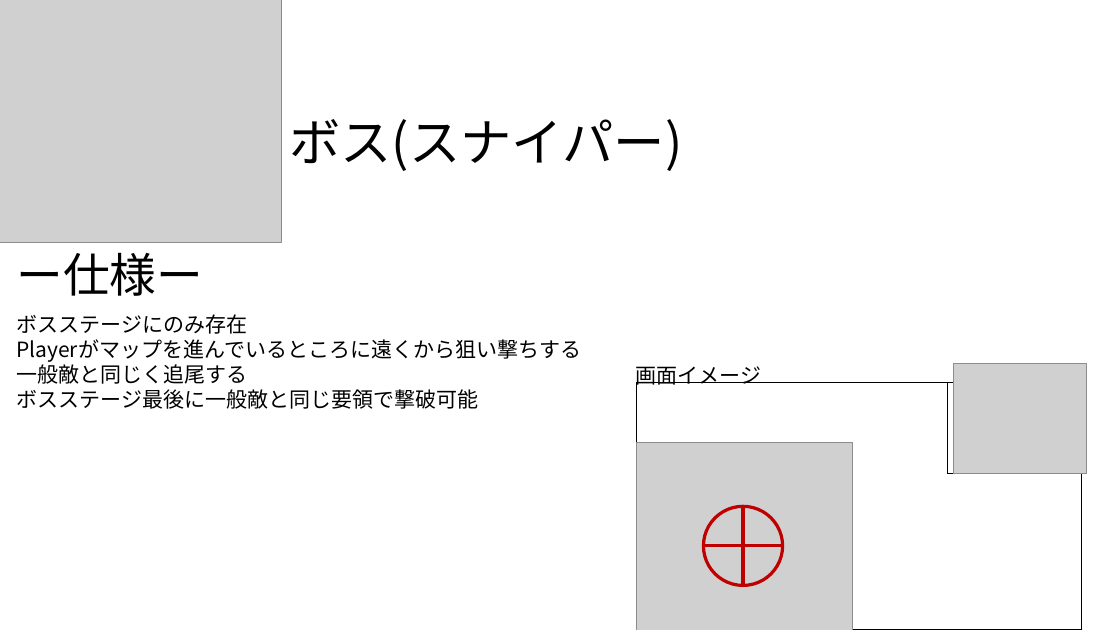
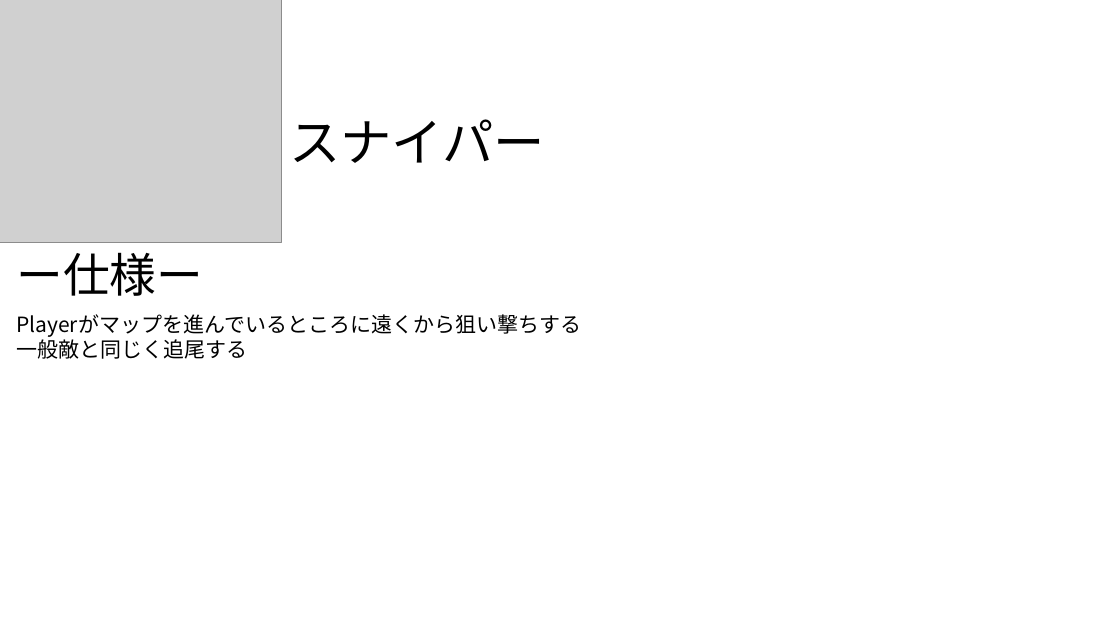
Before and after one commit to Shingo-Takenaka/Employment-work, a slide deck: slide 4 of 仕様書/Enemy.pptx (slide 2 before the commit). Drawn at 1120x630 pixels with LibreOffice and Linux fonts; fonts in the diff are those of the drawing; grey boxes stand for pictures. Boxes give left, top, right and bottom in pixels: in the first picture for what was removed or moved away, otherwise in the second. Text is boxed around its words. In the diff, an @@ line names an element or a change of style, - is before the commit and + after.

```diff
--- a/仕様書/Enemy.pptx
+++ b/仕様書/Enemy.pptx
@@ text at (x1=289, y1=119, x2=545, y2=163): text changed @@
-ボス(スナイパー)
+スナイパー
@@ text at (x1=16, y1=314, x2=247, y2=334): paragraph removed @@
-ボスステージにのみ存在
@@ text at (x1=16, y1=389, x2=478, y2=409): paragraph removed @@
-ボスステージ最後に一般敵と同じ要領で撃破可能
@@ text removed at (x1=636, y1=366, x2=762, y2=388) @@
-画面イメージ
@@ rectangle removed at (x1=637, y1=383, x2=1081, y2=630) @@
@@ rectangle removed at (x1=948, y1=383, x2=1081, y2=474) @@
@@ picture removed at (x1=954, y1=364, x2=1087, y2=474) @@
@@ picture removed at (x1=637, y1=442, x2=853, y2=630) @@
@@ ellipse removed at (x1=703, y1=507, x2=782, y2=586) @@
@@ line removed from (744, 507) to (744, 586) @@
@@ line removed from (783, 546) to (703, 546) @@
```
Also in this commit, not shown: 2 other slides changed, 2 slides added, 5 other files.
